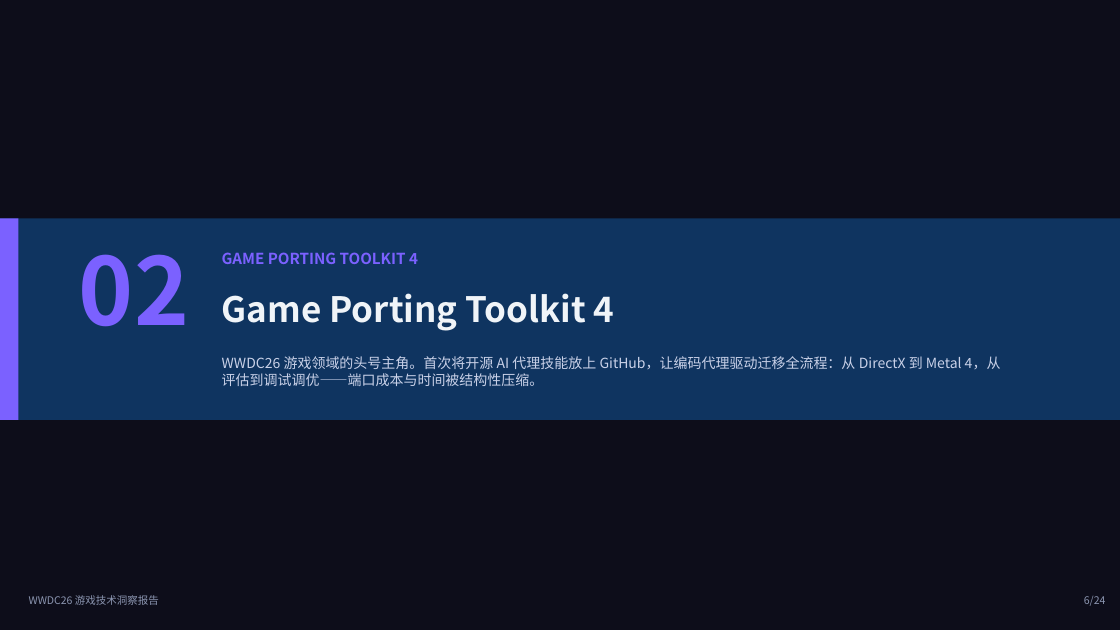
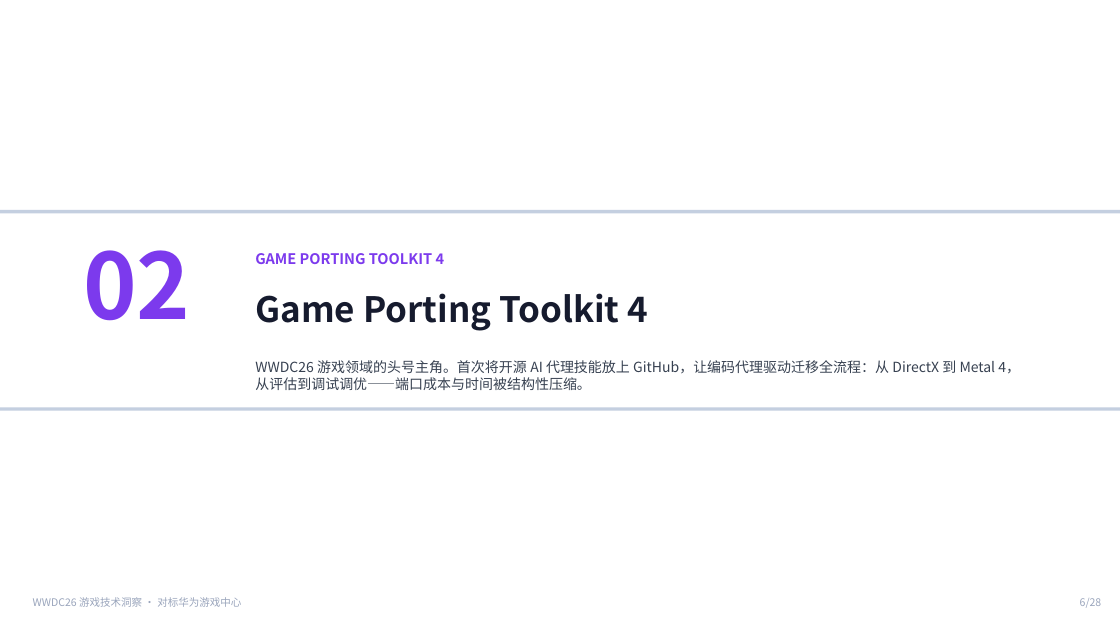
Before and after one commit to xhyha/insight, a slide deck: slide 6 of WWDC26_Gaming_Insight_Report.pptx. Drawn at 1120x630 pixels with LibreOffice and Linux fonts; fonts in the diff are those of the drawing. Boxes give left, top, right and bottom in pixels: in the first picture for what was removed or moved away, otherwise in the second. Text is boxed around its words. In the diff, an @@ line names an element or a change of style, - is before the commit and + after.

Commit message:
WWDC26游戏洞察 v2 - 白底版 + 新增华为游戏中心对标启发 (28 pages)
主要变更：
- 全局改为纯白底色主题（原深色主题）
- 新增第六章「对标华为游戏中心」(5 页)：
  · 华为游戏中心/HMS Game Service 现状速览
  · WWDC26 vs 华为 全维度对比矩阵
  · 对华为游戏中心的 7 大启发（分 2 页）
- 结论与行动建议改为华为视角路线图
- 目录与封面更新，总页数 24→28

7 大启发：AI迁移助手 / NPU神经升频 / 命令行AI调试 /
设备级智能画质预设 / 社交化发现 / 引擎插件资源分包 / 多设备空间游戏

```diff
--- a/WWDC26_Gaming_Insight_Report.pptx
+++ b/WWDC26_Gaming_Insight_Report.pptx
@@ background #0D0D1A to #FFFFFF @@
@@ rectangle: place and size @@
-rectangle at (0,218,1120,420)
+rectangle at (0,210,1120,213)
@@ rectangle at (0,210,1120,213): fill #0F3460 to #C4CFE0 @@
@@ rectangle removed at (0,218,18,420) @@
@@ text "02" at (83,250,190,321): size 80 to 78 pt, text colour #7B61FF to #7C3AED @@
@@ text "GAME PORTING TOOLKIT 4": place and size @@
-text "GAME PORTING TOOLKIT 4" at (222,252,418,264)
+text "GAME PORTING TOOLKIT 4" at (255,253,445,264)
@@ text "GAME PORTING TOOLKIT 4" at (255,253,445,264): size 13 to 12.5 pt, text colour #7B61FF to #7C3AED @@
@@ text "Game Porting Toolkit 4": place and size @@
-text "Game Porting Toolkit 4" at (222,293,615,331)
+text "Game Porting Toolkit 4" at (255,293,649,331)
@@ text "Game Porting Toolkit 4" at (255,293,649,331): text colour #F0F4F8 to #161B2E @@
@@ text "WWDC26 游戏领域的头号主角。首次将开源 AI 代理技能放上 GitHub，让编码代理驱动迁移全流程：从 ...": place and size @@
-text "WWDC26 游戏领域的头号主角。首次将开源 AI 代理技能放上 GitHub，让编码代理驱动迁移全流程：从 ..." at (222,356,1001,386)
+text "WWDC26 游戏领域的头号主角。首次将开源 AI 代理技能放上 GitHub，让编码代理驱动迁移全流程：从 ..." at (255,360,1020,390)
@@ text "WWDC26 游戏领域的头号主角。首次将开源 AI 代理技能放上 GitHub，让编码代理驱动迁移全流程：从 ..." at (255,360,1020,390): text colour #C9D1E8 to #374151 @@
@@ rectangle added at (0,408,1120,411), fill #C4CFE0 @@
@@ text at (33,597,241,607): text changed; text colour #8B95B0 to #9AA5BC @@
-WWDC26 游戏技术洞察报告
+WWDC26 游戏技术洞察 · 对标华为游戏中心
@@ text at (1080,598,1102,608): text changed; text colour #8B95B0 to #9AA5BC @@
-6/24
+6/28
```
Also in this commit, not shown: 22 other slides changed, 5 slides added, 1 slide removed.
